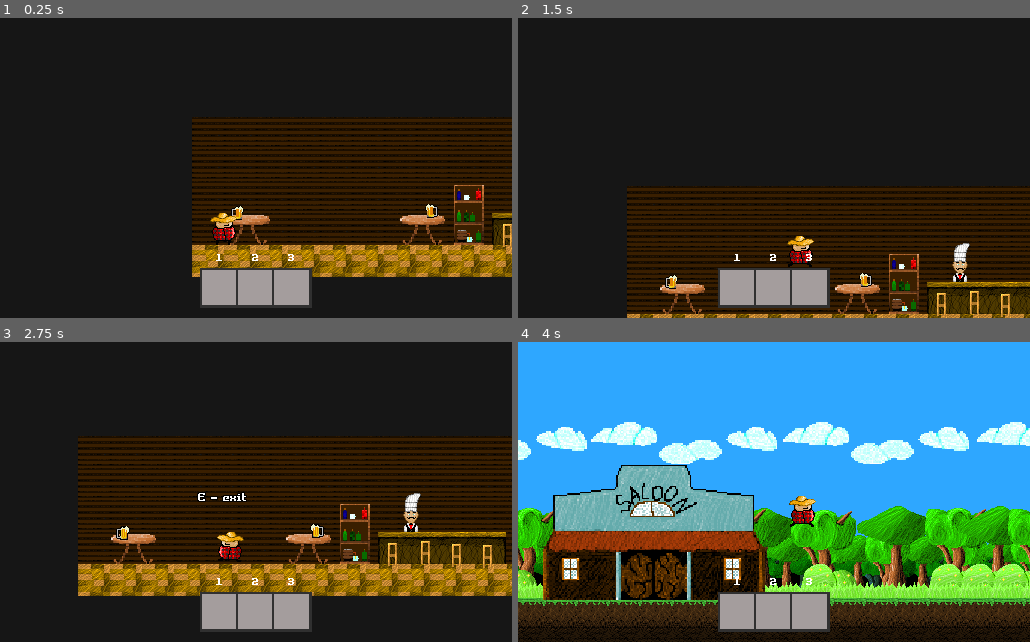
Above: before the commit, frames 1-4 (two rows, left to right).
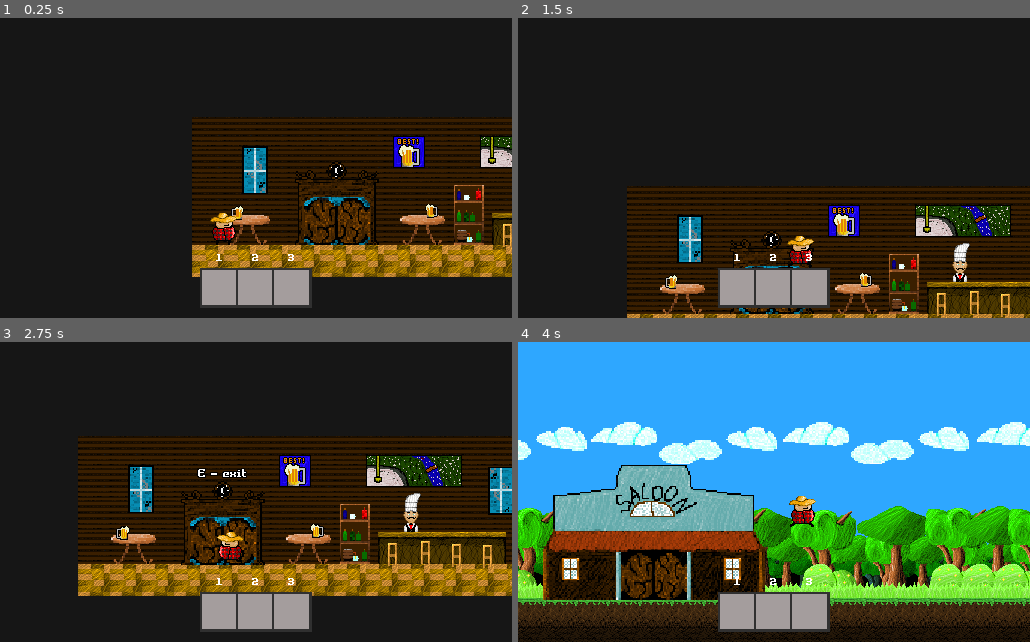
Above: after the commit, the same moments.

Repository: KGr1sha/Jame-Gam
Game: Godot game, scene res://Scenes/restaurant/Restaurant.tscn
Same seed, same stepped clock (60 frames per second), same inputs: the game is played once before the commit and once after it. This scene is started directly instead of the project's main scene.
Inputs (mouse positions are in pixels of both pictures, inside the frame that each line leads up to):
- Up to frame 1 (0.25 s): no input
- Up to frame 2 (1.5 s): move the mouse to (886, 153) at 0.52 s; hold D (move_right) from 0.53 s (still down); click (886, 153) at 0.6 s; tap Space (jump) at 0.77 s; move the mouse to (671, 183) at 1.27 s; tap 3 (slot_3) at 1.35 s
- Up to frame 3 (2.75 s): tap Space (jump) at 1.52 s; move the mouse to (307, 426) at 2.02 s; release D (move_right) at 2.03 s; hold A (move_left) from 2.03 s (still down); tap U (test_input) at 2.1 s
- Up to frame 4 (4 s): move the mouse to (748, 552) at 2.77 s; release A (move_left) at 2.78 s; hold D (move_right) from 2.78 s (still down); tap E (use_items) at 2.85 s; tap Space (jump) at 3.02, 3.77 s; move the mouse to (927, 537) at 3.52 s; click (927, 537) at 3.6 s

The runs differ from the first frame. In frame 1, 4.6% of the frame differs, in the area x 47-100%, y 39-76%; in frame 2, 4.2%; in frame 3, 6.6%, in the area x 25-100%, y 37-75%; in frame 4, nothing differs.

Commit message:
campfireBRO

Diff:
--- a/Scenes/restaurant/Restaurant.tscn
+++ b/Scenes/restaurant/Restaurant.tscn
@@ -15,6 +15,11 @@
 [ext_resource path="res://assets/Restaurant/mini-bar.png" type="Texture" id=13]
 [ext_resource path="res://assets/Restaurant/table.png" type="Texture" id=14]
 [ext_resource path="res://assets/Restaurant/beer.png" type="Texture" id=15]
+[ext_resource path="res://assets/Restaurant/normalDoor.png" type="Texture" id=16]
+[ext_resource path="res://assets/Restaurant/paint1.png" type="Texture" id=17]
+[ext_resource path="res://assets/Restaurant/window.png" type="Texture" id=18]
+[ext_resource path="res://assets/Restaurant/paint2.png" type="Texture" id=19]
+[ext_resource path="res://assets/Restaurant/paint3.png" type="Texture" id=20]
 
 [sub_resource type="TileSet" id=12]
 0/name = "backgroundtile.png 0"
@@ -205,6 +210,29 @@
 texture = ExtResource( 15 )
 flip_h = true
 
+[node name="Paint1" type="Sprite" parent="background"]
+position = Vector2( 454, -94 )
+texture = ExtResource( 17 )
+
+[node name="Window2" type="Sprite" parent="background"]
+position = Vector2( 392, -73 )
+scale = Vector2( 1.5, 1.5 )
+texture = ExtResource( 18 )
+
+[node name="Window" type="Sprite" parent="background"]
+position = Vector2( 30, -75 )
+rotation = 3.14159
+scale = Vector2( 1.5, 1.5 )
+texture = ExtResource( 18 )
+
+[node name="Paint2" type="Sprite" parent="background"]
+position = Vector2( 185, -93 )
+texture = ExtResource( 19 )
+
+[node name="Paint3" type="Sprite" parent="background"]
+position = Vector2( 304, -93 )
+texture = ExtResource( 20 )
+
 [node name="TileMap" type="TileMap" parent="."]
 position = Vector2( 0, -32 )
 tile_set = SubResource( 4 )
@@ -218,11 +246,10 @@
 spawnLocation = Vector2( 475, -30 )
 
 [node name="Tip" type="Control" parent="Door"]
-visible = false
 margin_left = -18.0
-margin_top = -68.0
+margin_top = -92.0
 margin_right = 56.0
-margin_bottom = -24.0
+margin_bottom = -48.0
 
 [node name="NinePatchRect" type="NinePatchRect" parent="Door/Tip"]
 anchor_right = 1.0
@@ -338,5 +365,10 @@
 scale = Vector2( 1.1, 1.3 )
 texture = ExtResource( 8 )
 
+[node name="NormalDoor" type="Sprite" parent="."]
+position = Vector2( 113, -67 )
+scale = Vector2( 1.5, 1.5 )
+texture = ExtResource( 16 )
+
 [node name="Player" parent="." instance=ExtResource( 3 )]
 position = Vector2( 117, 7 )
Not shown: 1 places in Scenes/restaurant/Restaurant.tscn that only renumber resources
Binary file added: assets/Restaurant/normalDoor.png
Not shown, added: assets/Restaurant/normalDoor.png.import
Binary file added: assets/Restaurant/paint1.png
Not shown, added: assets/Restaurant/paint1.png.import
Binary file added: assets/Restaurant/paint2.png
Not shown, added: assets/Restaurant/paint2.png.import
Binary file added: assets/Restaurant/paint3.png
Not shown, added: assets/Restaurant/paint3.png.import
Binary file added: assets/Restaurant/window.png
Not shown, added: assets/Restaurant/window.png.import
Renamed: assets/bush/bridge.png -> assets/level1/bridge.png
(and 5 more such lines)
